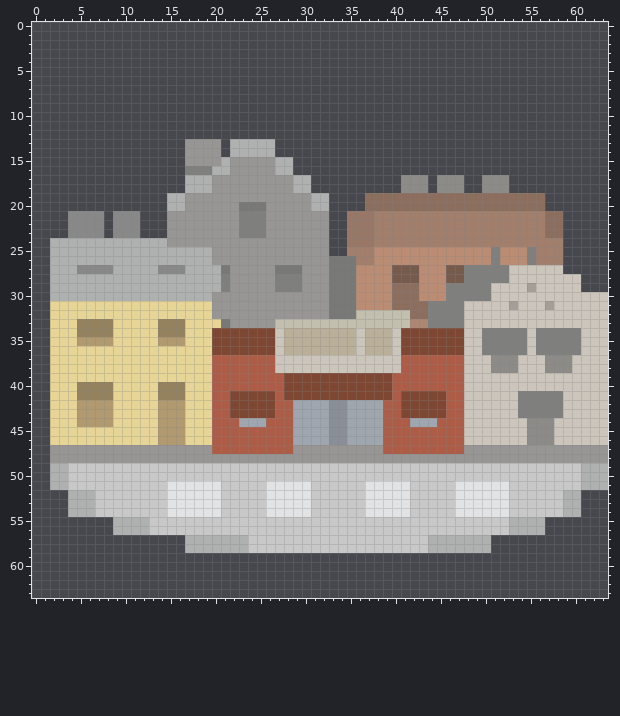
Pixel-art sprite: images/goal_vision.png. The picture above is the old version.
The file is 64x64 pixels. Colours within 5 levels of each other are drawn and written as one.
Once edited:
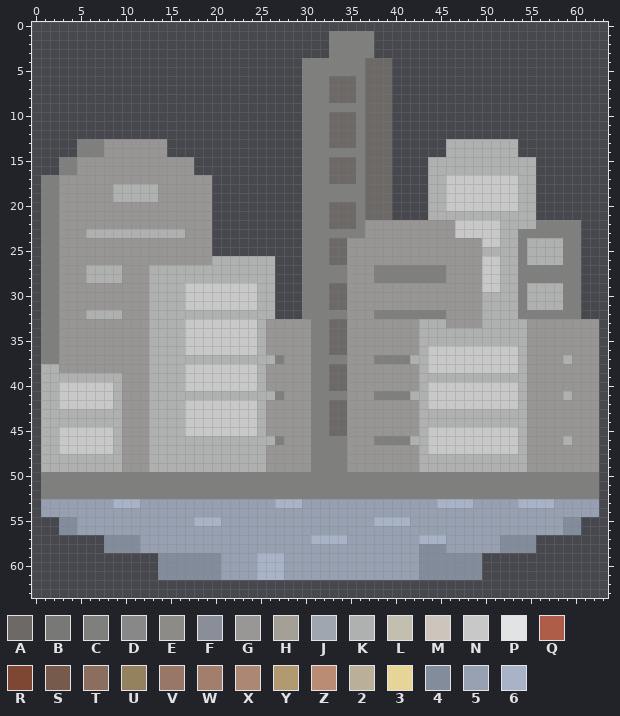
Palette (. is transparent): A #6c6966  B #787877  C #7f807e  D #878887  E #8d8b88  F #898e98  G #979695  H #a39f96  J #a0a6b0  K #afb0b0  L #c2bfae  M #ccc5bb  N #c9c8c9  P #e2e3e4  Q #ad5d47  R #7e4734  S #765b4d  T #8c6e5f  U #94825f  V #997767  W #a27f6c  X #ac8774  Y #b19a6f  Z #bb8c74  2 #bab099  3 #e6d597  4 #828c9b  5 #96a0b1  6 #a9b3c7
What changed:
Changed rows in their new state; - is an unchanged pixel.
first column x 1:
 1 --------------------------------CCCCC--------------------------
 2 --------------------------------CCCCC--------------------------
 3 --------------------------------CCCCC--------------------------
 4 -----------------------------CCCCCCCAAA------------------------
 5 -----------------------------CCCCCCCAAA------------------------
 6 -----------------------------CCCAAACAAA------------------------
 7 -----------------------------CCCAAACAAA------------------------
 8 -----------------------------CCCAAACAAA------------------------
 9 -----------------------------CCCCCCCAAA------------------------
10 -----------------------------CCCAAACAAA------------------------
11 -----------------------------CCCAAACAAA------------------------
12 -----------------------------CCCAAACAAA------------------------
13 ----CCCGGGGGGG--....-.....---CCCAAACAAA------KKKKKKKK----------
14 ----CCCGGGGGGG--....-.....---CCCCCCCAAA------KKKKKKKK----------
15 --CCGGGGGGGGGGGG-...........-CCCAAACAAA----KKKKKKKKKKKK--------
16 --CCGGGGGGGGGGGGG...........-CCCAAACAAA----KKKKKKKKKKKK--------
17 CCGGGGGGGGGGGGGGGGG..........CCCAAACAAA-...KKNNNNNNNNKK--------
18 CCGGGGGGKKKKKGGGGGG..........CCCCCCCAAA-...KKNNNNNNNNKK--------
19 CCGGGGGGKKKKKGGG---..........CCCCCCCAAA....KKNNNNNNNNKK.-------
20 CCGGGGGGGGGGGGGG---..........CCCAAACAAA....KKNNNNNNNNKK.-------
21 CCGGGGGGGGGGGG-----..........CCCAAACAAA....KKKKKKKKKKKK...-----
22 CCGGGGGGGGGGGG-----..........CCCAAACGGGGGGGGGGNNNNNKKKKCCCCC---
23 CCGGGKKKKKKKKKKK---..........CCCCCCCGGGGGGGGGGNNNNNKKCCCCCCC---
24 CCGGGGGGGGGGGG-----..........CCCAAGGGGGGGGGGGGGGGNNKKCKKKKCC---
25 CCGGGGGGGGGGGGGGGGG..........CCCAAGGGGGGGGGGGGGGGKKKKCKKKKCC---
26 CCGGGGGGGGGGGGGGGGGKKKKKKK...CCCAAGGGGGGGGGGGGGGGNNKKCKKKKCC---
27 CCGGGKKK-GGG-KKK----KKKKKK...CCCCCGGGCCCCCCCCGGGGNNKKCCCCCCC---
28 CCGGG----GGG--------KKKKKK...CCCCCGGGCCCCCCCCGGGGNNKKCCCCCCC---
29 CCGGGGGGGGGG----NNNNNNNNKK...CCCAAGGGGGGGGGGGGGGGNNKKCKKKKCC---
30 CCGGGGGGGGGG----NNNNNNNNKK...CCCAAGGGGGGGGGGGGGGGKKKKCKKKKCC...
31 CCGGGGGGGGGGKKKKNNNNNNNNKK...CCCAAGGGGGGGGGGGGGGGKKKKCKKKKCC...
32 CCGGGKKKKGGGKKKKKKKKKKKKKK...CCCCCGGGCCCCCC--GGGGKKKKCCCCCCC...
33 CCGGGGGGGGGGKKKKNNNNNNNNK-GGGGCCAAGGGGGGGGKKKGGGGKKKKKGGGGGGGG.
34 CCGGGGGGGGGGKKKKNNNNNNNNKGGGGGCCAAGGGGGGGGKKKKKKKKKKKKGGGGGGGG.
35 CCGGGGGGGGGGKKKKNNNNNNNNKGGGGGCCAAGGGGGGGGKKKKKKKKKKKKGGGGGGGG.
36 CCGGGGGGGGGGKKKKNNNNNNNNKGGGGGCCAAGGGGGGGGKNNNNNNNNNNKGGGGGGGG.
37 CCGGGGGGGGGGKKKKKKKKKKKKKKCGGGCCCCGGGCCCCKKNNNNNNNNNNKGGGGKGGG.
38 KKGGGGGGGGGGKKKKNNNNNNNNKGGGGGCCAAGGGGGGGGKNNNNNNNNNNKGGGGGGGG.
39 KKKKKKKKKGGGKKKKNNNNNNNNKGGGGGCCAAGGGGGGGGKKKKKKKKKKKKGGGGGGGG.
40 KKNNNNNNKGGGKKKKNNNNNNNNKGGGGGCCAAGGGGGGGGKNNNNNNNNNNKGGGGGGGG.
41 KKNNNNNNKGGGKKKKKKKKKKKKKKCGGGCCCCGGGCCCCKKNNNNNNNNNNKGGGGKGGG.
42 KKNNNNNNKGGGKKKKNNNNNNNNKGGGGGCCAAGGGGGGGGKNNNNNNNNNNKGGGGGGGG.
43 KKKKKKKKKGGGKKKKNNNNNNNNKGGGGGCCAAGGGGGGGGKKKKKKKKKKKKGGGGGGGG.
44 KKKKKKKKKGGGKKKKNNNNNNNNKGGGGGCCAAGGGGGGGGKKKKKKKKKKKKGGGGGGGG.
45 KKNNNNNNKGGGKKKKNNNNNNNNKGGGGGCCAAGGGGGGGGKNNNNNNNNNNKGGGGGGGG.
46 KKNNNNNNKGGGKKKKKKKKKKKKKKCGGGCCCCGGGCCCCKKNNNNNNNNNNKGGGGKGGG.
47 KKNNNNNNK---KKKKKKKKKKKKKGGG--CCCC----GGGGKNNNNNNNNNNK--------.
48 KKKKKKKKK---KKKKKKKKKKKKK-----CCCC--------KKKKKKKKKKKK--------.
49 K--KKKKKKGGGKKKKKKKKKKKKKGGGGGCCCCGGGGGGGGKKKKKKKKKKKKGGGGGGGG.
50 CCCCCCCCCCCCCCCCCCCCCCCCCCCCCCCCCCCCCCCCCCCCCCCCCCCCCCCCCCCCCC.
51 CCCCCCCCCCCCCCCCCCCCCCCCCCCCCCCCCCCCCCCCCCCCCCCCCCCCCCCCCCCCCC.
52 CCCCCCCCCCCCCCCCCCCCCCCCCCCCCCCCCCCCCCCCCCCCCCCCCCCCCCCCCCCCCC-
53 55555555666555555555555555666555555555555555666655555666655555-
54 55555555555555555555555555555555555555555555555555555555555555-
55 --4455555555555556665555555555555555566665555555555555555544---
56 --4455555555555555555555555555555555555555555555555555555544---
57 -------444455555555555555555556666555555556665555554444--------
58 -------444455555555555555555555555555555554445555554444--------
59 -------------444444455556665555555555555554444444--------------
60 -------------444444455556665555555555555554444444--------------
61 -------------444444455556665555555555555554444444--------------
Changed places in both pictures, as pixel boxes (x1, y1, x2, y2):
changed: (41, 31, 608, 580)
